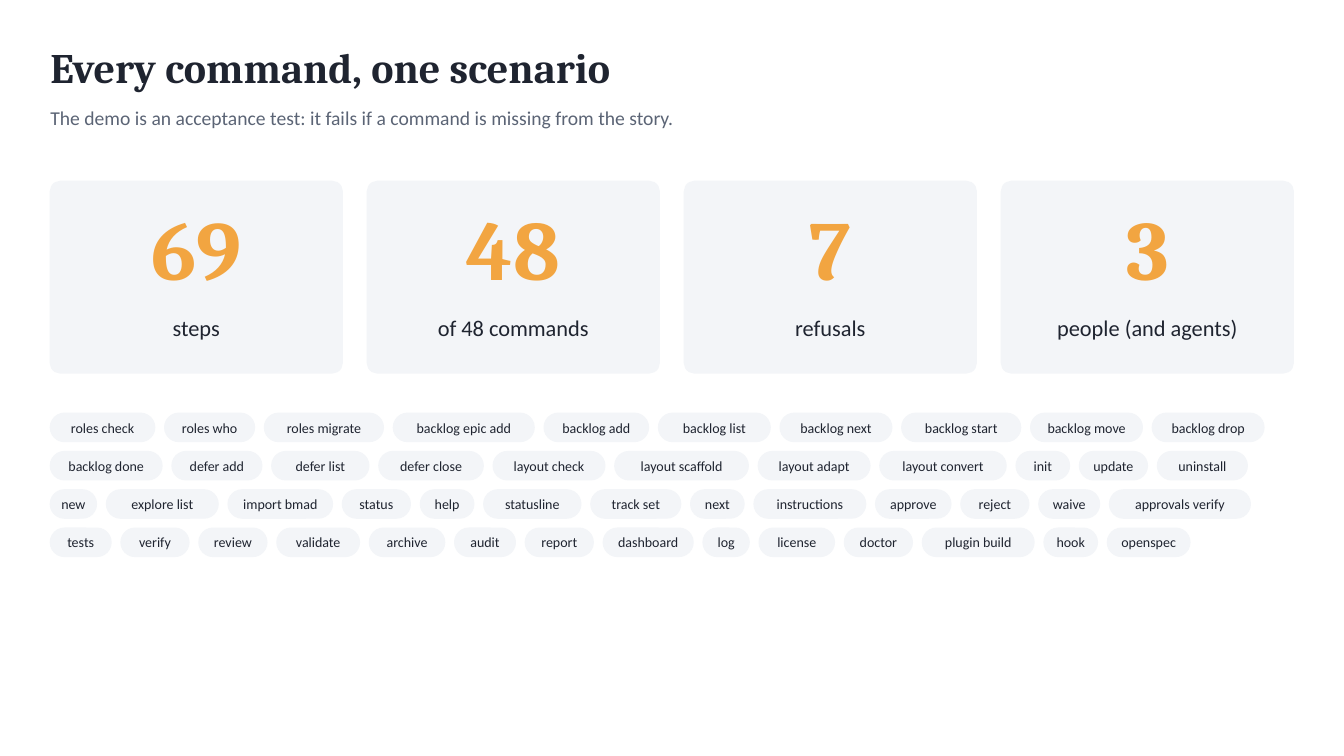
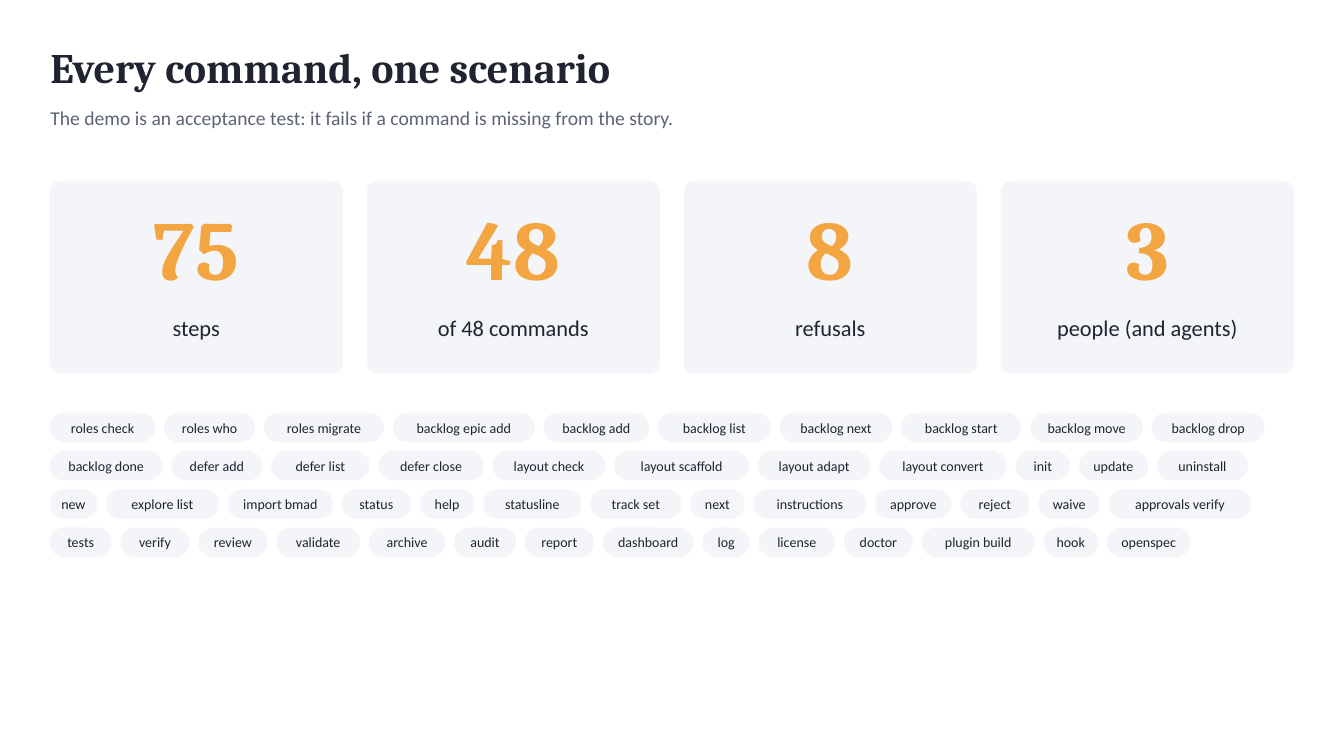
Before and after one commit to marin-ai-tech/sdlc, a slide deck: slide 19 of docs/demo/scdl-calculator-demo.en.pptx (slide 16 before the commit). Drawn at 1344x756 pixels with LibreOffice and Linux fonts; fonts in the diff are those of the drawing. Boxes give left, top, right and bottom in pixels: in the first picture for what was removed or moved away, otherwise in the second. Text is boxed around its words. In the diff, an @@ line names an element or a change of style, - is before the commit and + after.

```diff
--- a/docs/demo/scdl-calculator-demo.en.pptx
+++ b/docs/demo/scdl-calculator-demo.en.pptx
@@ text at bbox=[154, 223, 239, 281]: text changed @@
-69
+75
@@ text at bbox=[807, 223, 854, 281]: text changed @@
-7
+8
```
Also in this commit, not shown: 10 other slides changed, 3 slides added, 37 other files.
